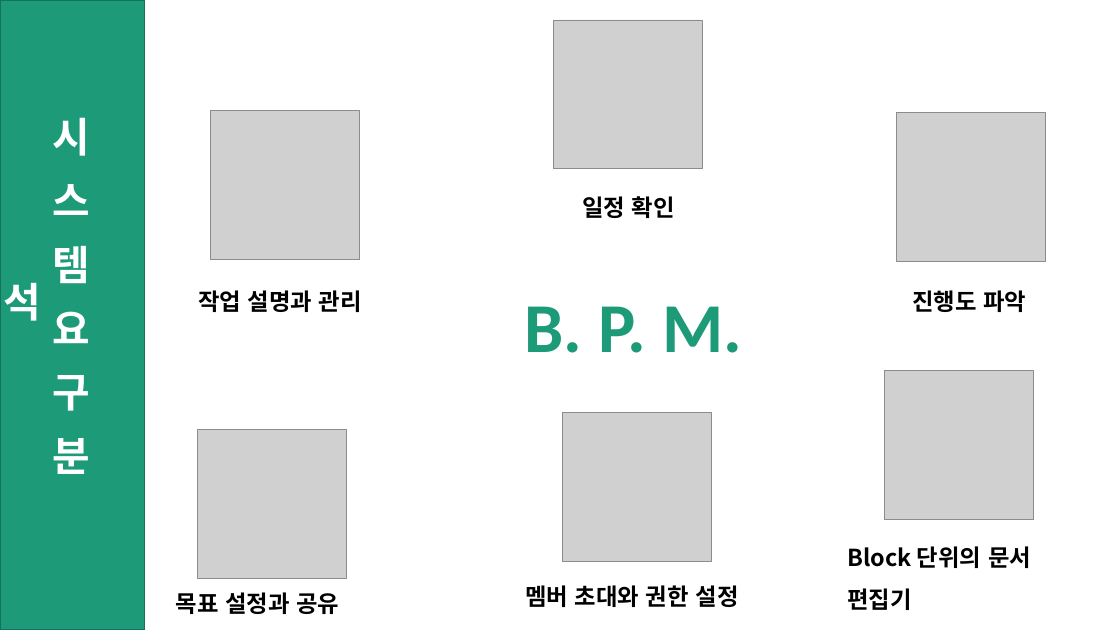
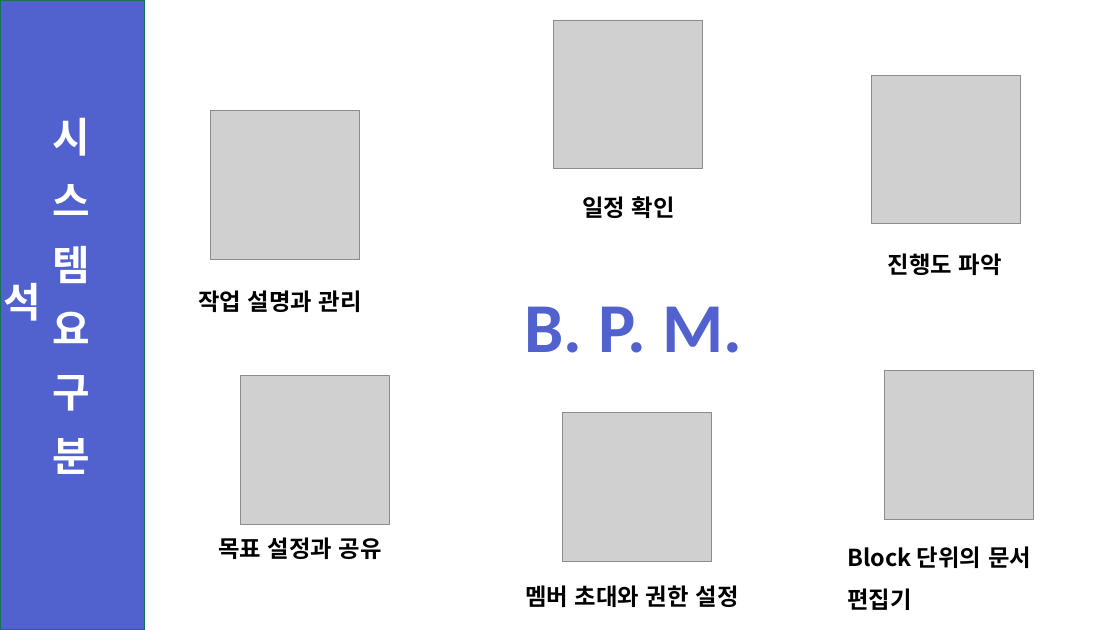
Before and after one commit to ShinHyeonSeong/Final, a slide deck: slide 5 of 기획 UI/A조 프로토타입 발표.pptx (slide 6 before the commit). Drawn at 1120x630 pixels with LibreOffice and Linux fonts; fonts in the diff are those of the drawing; grey boxes stand for pictures. Boxes give left, top, right and bottom in pixels: in the first picture for what was removed or moved away, otherwise in the second. Text is boxed around its words. In the diff, an @@ line names an element or a change of style, - is before the commit and + after.

```diff
--- a/기획 UI/A조 프로토타입 발표.pptx
+++ b/기획 UI/A조 프로토타입 발표.pptx
@@ rectangle at [0, 0, 145, 630]: fill #1D9A78 to #5161CE @@
@@ picture: place and size @@
-picture at [897, 113, 1045, 261]
+picture at [871, 75, 1020, 223]
@@ text "진행도 파악": place and size @@
-text "진행도 파악" at [912, 290, 1027, 312]
+text "진행도 파악" at [888, 253, 1002, 275]
@@ text "B. P. M." at [524, 306, 742, 353]: text colour #1D9A78 to #5161CE @@
@@ picture: place and size @@
-picture at [197, 430, 346, 579]
+picture at [240, 376, 389, 524]
@@ text "목표 설정과 공유": place and size @@
-text "목표 설정과 공유" at [176, 592, 339, 614]
+text "목표 설정과 공유" at [218, 537, 382, 559]
```
Also in this commit, not shown: 11 other slides changed, 1 slide removed.
